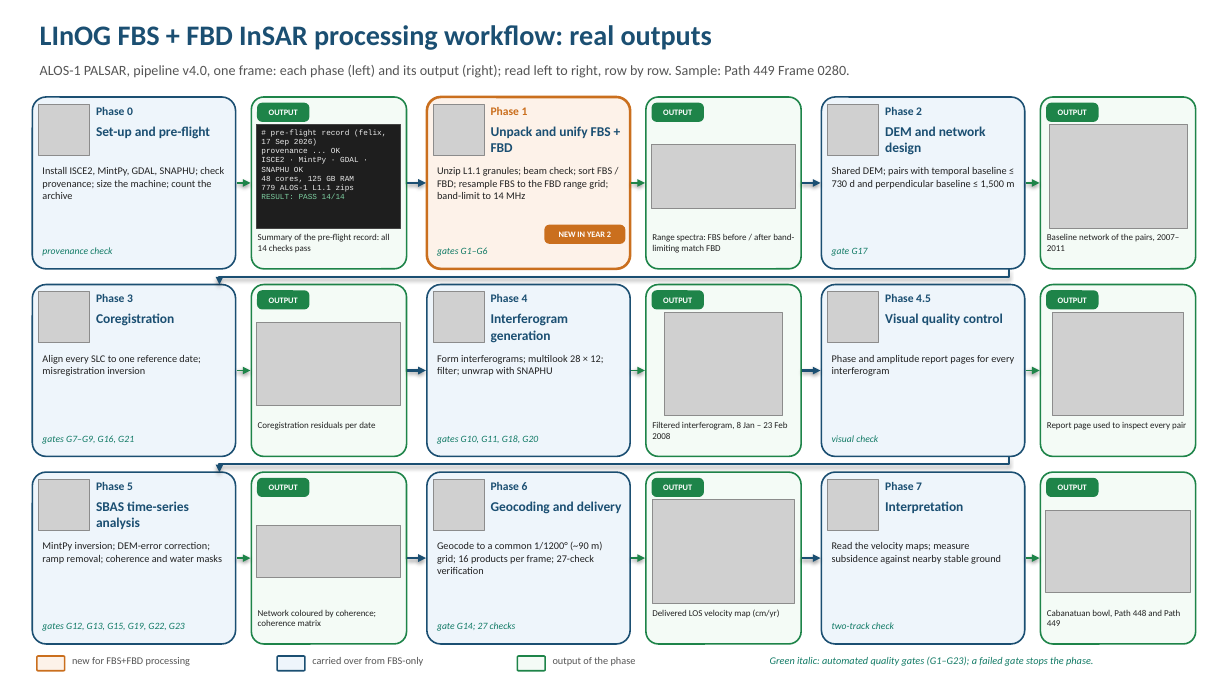
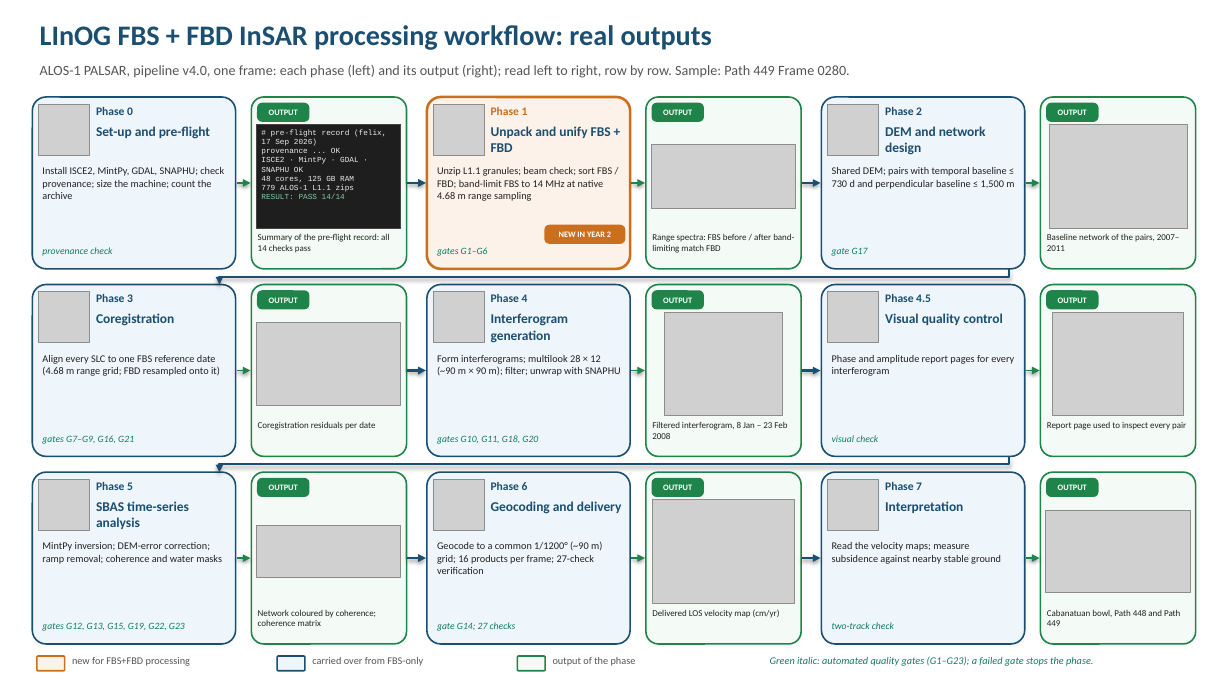
Before and after one commit to AyiemeyzingEngr/LInOG_InSAR_Processing, a slide deck: slide 2 of docs/y2q2_2026/LInOG_Y2Q2_workflow_slides_editable.pptx. Drawn at 1232x693 pixels with LibreOffice and Linux fonts; fonts in the diff are those of the drawing; grey boxes stand for pictures. Boxes give left, top, right and bottom in pixels: in the first picture for what was removed or moved away, otherwise in the second. Text is boxed around its words. In the diff, an @@ line names an element or a change of style, - is before the commit and + after.

```diff
--- a/docs/y2q2_2026/LInOG_Y2Q2_workflow_slides_editable.pptx
+++ b/docs/y2q2_2026/LInOG_Y2Q2_workflow_slides_editable.pptx
@@ text at <box>437,167,612,201</box>: text changed @@
-Unzip L1.1 granules; beam check; sort FBS / FBD; resample FBS to the FBD range grid; band-limit to 14 MHz
+Unzip L1.1 granules; beam check; sort FBS / FBD; band-limit FBS to 14 MHz at native 4.68 m range sampling
@@ text at <box>42,355,220,376</box>: text changed @@
-Align every SLC to one reference date; misregistration inversion
+Align every SLC to one FBS reference date (4.68 m range grid; FBD resampled onto it)
@@ text at <box>437,355,621,376</box>: text changed @@
-Form interferograms; multilook 28 × 12; filter; unwrap with SNAPHU
+Form interferograms; multilook 28 × 12 (~90 m × 90 m); filter; unwrap with SNAPHU
```
Also in this commit, not shown: 1 other slide changed, 4 other files.
